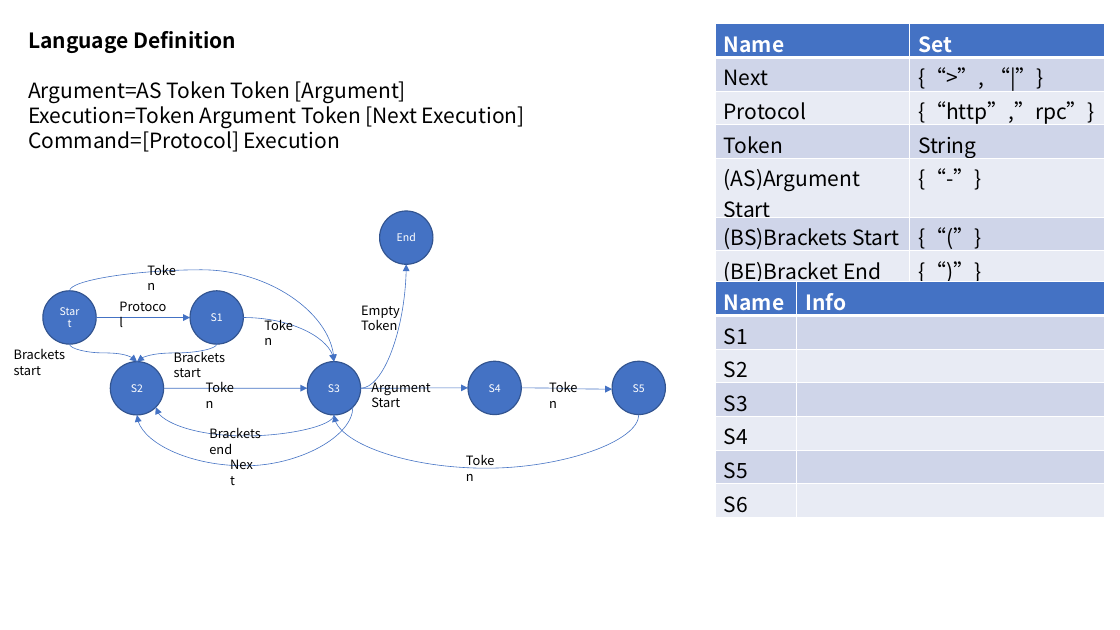
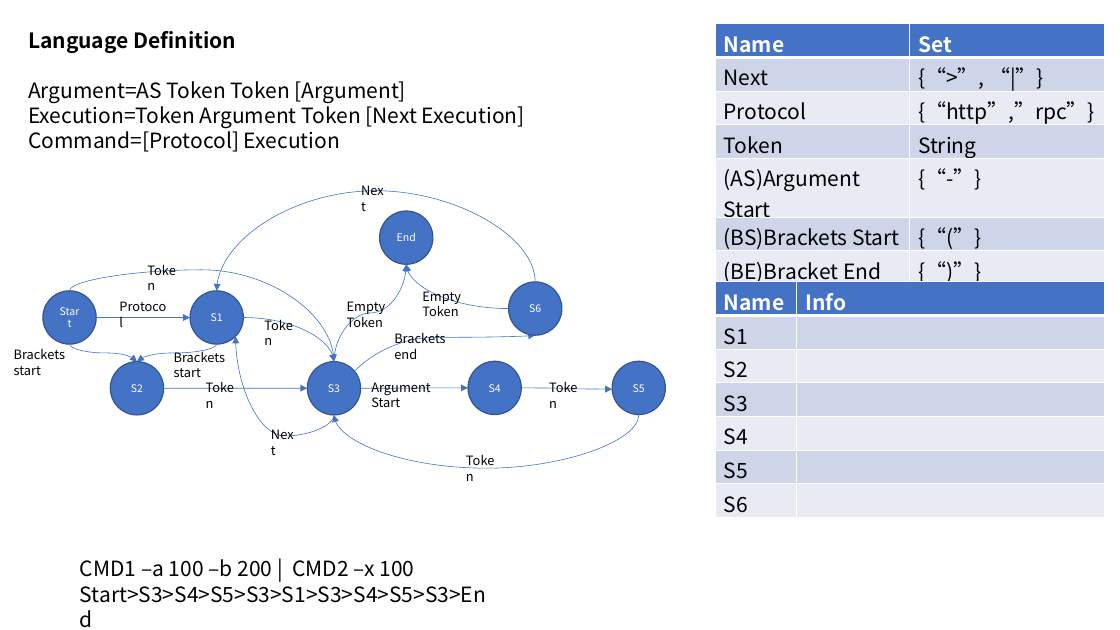
Before and after one commit to cocofhu/CTBKernel, a slide deck: slide 1 of exec/fsm.pptx. Drawn at 1120x630 pixels with LibreOffice and Linux fonts; fonts in the diff are those of the drawing. Boxes give left, top, right and bottom in pixels: in the first picture for what was removed or moved away, otherwise in the second. Text is boxed around its words. In the diff, an @@ line names an element or a change of style, - is before the commit and + after.

Commit message:
- 状态图更新

```diff
--- a/exec/fsm.pptx
+++ b/exec/fsm.pptx
@@ text added at bbox=[353, 179, 396, 203], 11 pt, text #000000 @@
+Next
@@ curved arrow added from (535, 282) to (217, 291), #4472C4 0.5 pt @@
@@ curved arrow moved from (360, 388) - (407, 265) to (334, 361) - (407, 265) @@
@@ curved arrow added from (508, 308) to (407, 265), #4472C4 0.5 pt @@
@@ text "Empty Token" rewrapped from bbox=[361, 305, 400, 335] to bbox=[347, 301, 386, 327] @@
@@ text added at bbox=[422, 287, 461, 316], 11 pt, text #000000 @@
+Empty Token
@@ ellipse added at bbox=[508, 282, 562, 336], fill #4472C4, outline #325491 1 pt, 9 pt, text #FFFFFF @@
+S6
@@ text "Brackets end": place and size @@
-text "Brackets end" at bbox=[209, 427, 260, 454]
+text "Brackets end" at bbox=[394, 332, 445, 359]
@@ curved arrow moved from (353, 408) - (137, 415) to (334, 415) - (235, 336) @@
@@ curved arrow moved from (334, 415) - (156, 408) to (334, 415) - (535, 335) @@
@@ text "Next": place and size @@
-text "Next" at bbox=[222, 453, 265, 477]
+text "Next" at bbox=[263, 423, 306, 447]
@@ text added at bbox=[80, 559, 486, 603], 18 pt, text #000000 @@
+CMD1 –a 100 –b 200 | CMD2 –x 100
+Start>S3>S4>S5>S3>S1>S3>S4>S5>S3>End
```
